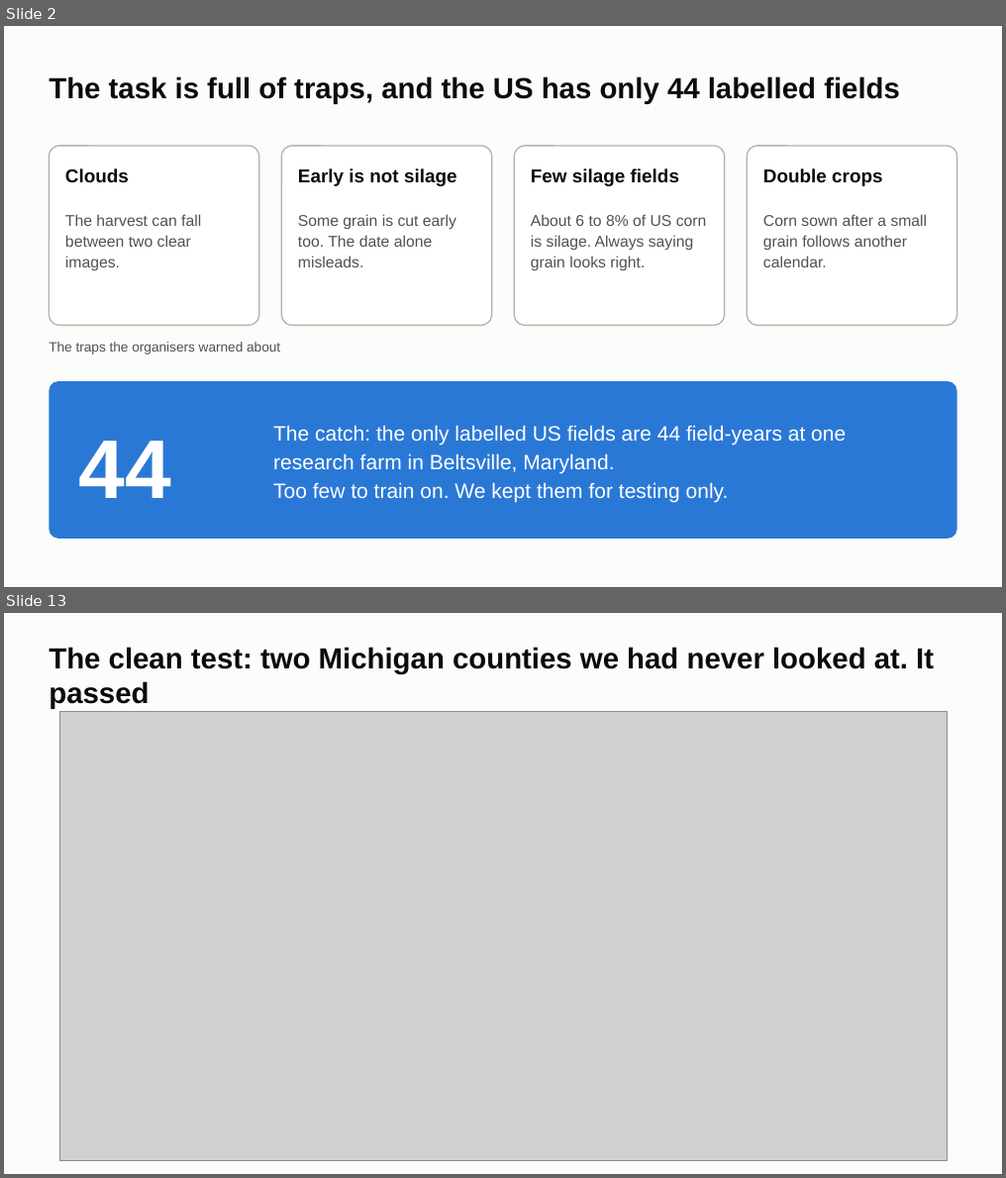
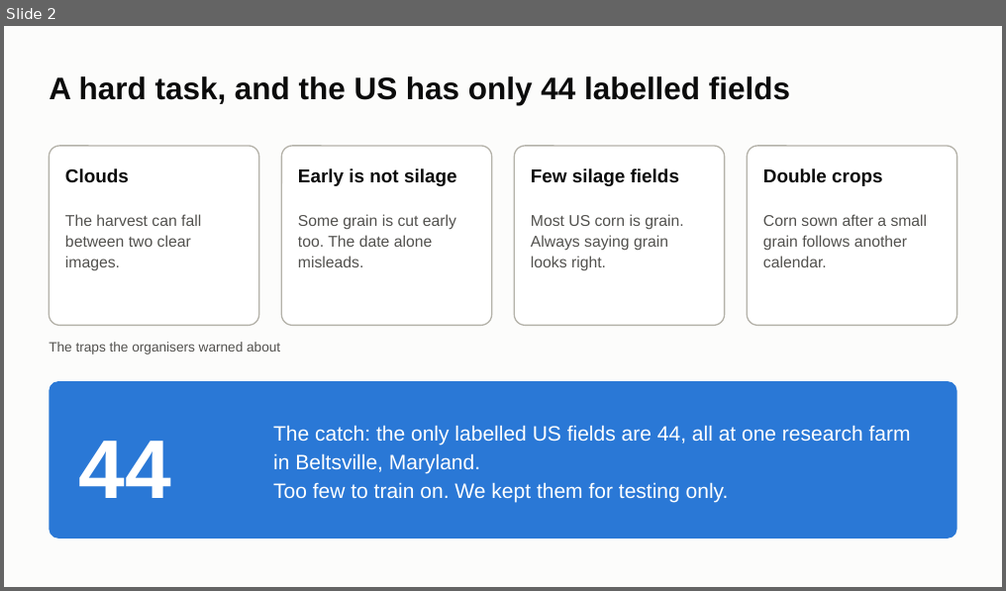
Before and after one commit to ChenSiyun1234/FieldVision, a slide deck: handoff/presentation/FieldVision_model_story.pptx. Shown one above the other, each under a label of ours: slides 2 and 13 before the commit, slide 2 after it; the slides between them are not shown. The pictures are 1006x1178 and 1006x591 pixels, drawn with LibreOffice and Linux fonts; fonts in the diff are those of the drawing; grey boxes stand for pictures. Boxes give left, top, right and bottom in pixels: in the first picture for what was removed or moved away, otherwise in the second. Text is boxed around its words. In the diff, an @@ line names an element or a change of style, - is before the commit and + after.

```diff
--- a/handoff/presentation/FieldVision_model_story.pptx
+++ b/handoff/presentation/FieldVision_model_story.pptx
@@ slide 13 removed at (4, 613, 1002, 1174), background #FCFCFB @@
@@ title removed at (49, 647, 934, 709) @@
-The clean test: two Michigan counties we had never looked at. It passed
@@ picture removed at (59, 712, 946, 1161) @@
@@ slide 2 changed as well @@
@@ title at (49, 76, 790, 105): text changed; size 28 to 30 pt @@
-The task is full of traps, and the US has only 44 labelled fields
+A hard task, and the US has only 44 labelled fields
@@ text at (531, 214, 683, 272): text changed @@
-About 6 to 8% of US corn is silage. Always saying grain looks right.
+Most US corn is grain. Always saying grain looks right.
@@ text at (273, 425, 911, 474): text changed @@
-The catch: the only labelled US fields are 44 field-years at one research farm in Beltsville, Maryland.
+The catch: the only labelled US fields are 44, all at one research farm in Beltsville, Maryland.
```
Also in this commit, not shown: 6 other slides changed, 5 slides added, 7 other slides removed, 2 other files.
